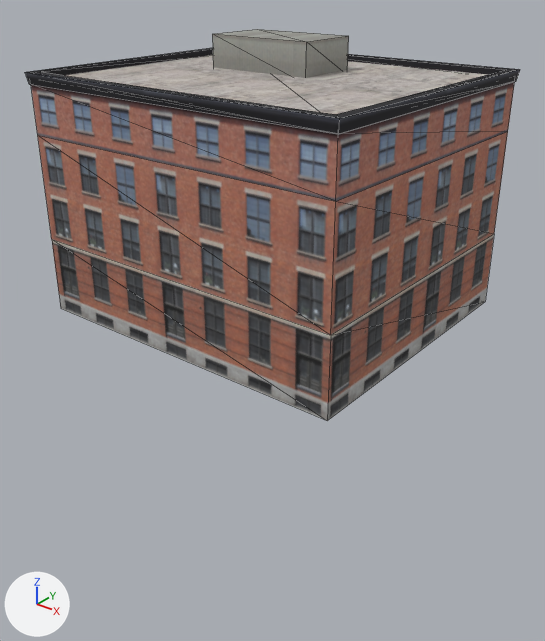
What one commit did to the OBJ model Models/buildings/building_39.obj.
Rendered twice from a 50 mm lens placed at (-306.1, 28.3, 60.1), pointed at (-393.7, 137.8, -7.8). The axes (+X, +Y, +Z) are drawn at lower left. The lights are the same throughout. Mesh edges are drawn as thin lines. Where no turn or scale is listed for an object, it has been applied to the vertices.

Names of what the first picture shows: 'building_39'.
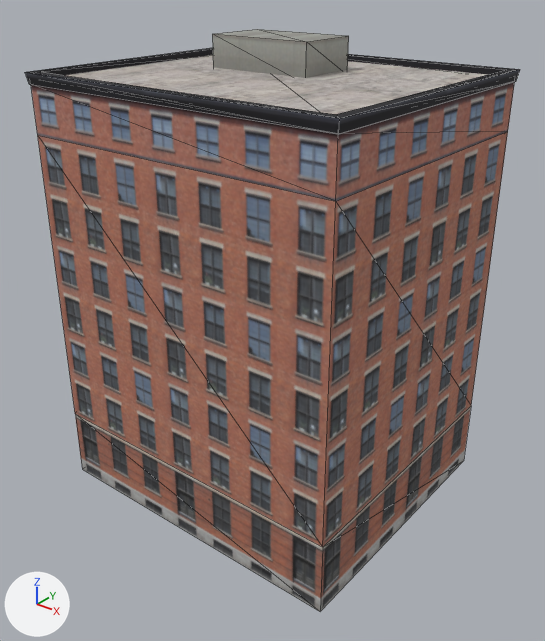
The newer file is also turned or shifted as a whole; pictures and numbers use the older file's frame.

What differs and where, as boxes (x1, y1, x2, y2) in the pictures (545 x 641 px; the box of a moved part takes in the faces that stretch with it):
'building_39', recoloured, reshaped, surface changed (48% taller)
    before: (25, 29, 520, 421)
    after: (25, 29, 520, 611)
part 1 of me_building_39, moved or reshaped
    before: (38, 132, 508, 421)
    after: (38, 132, 508, 611)
part 2 of me_building_39, surface changed
    both: (25, 29, 520, 201)

The change in detail:
Picture 'building_2.png' (img_building_2_png) is new.
Material '02___Default' (mat_02___default) is new.
Its texture is img_building_2_png.
Its roughness is 0.9.
me_building_39 is used by ob_building_39; location (0.0, 0.0, 0.0).
Before the commit, vertices of me_building_39: 0 (-429.1, 111.9, 9.2) at pixel (51, 239), 3 (-429.1, 169.9, 9.2), 4 (-362.0, 111.9, 9.2) at pixel (330, 335), 6 (-362.0, 169.9, 9.2) at pixel (494, 233), 44 (-429.1, 111.9, -5.9) at pixel (60, 308).
Before the commit, vertices of me_building_39: 45 (-429.1, 169.9, -5.9), 46 (-362.0, 111.9, -5.9) at pixel (327, 420), 47 (-362.0, 169.9, -5.9) at pixel (485, 301).
me_building_39 had 48 vertices, 72 faces and spanned x -429.7..-361.5, y 111.4..170.4, z -5.9..46.0.
me_building_39 no longer uses material mat_03___default (picture img_building_3_png).
me_building_39 now has 48 vertices, 72 faces and spans x -429.7..-361.5, y 111.4..170.4, z -46.8..46.0.
Part 1, on me_building_39:
Vertices 0, 3, 4, 6, 44 to 47 of me_building_39 move by (0.0, 0.0, -40.9).
me_building_39 part 2: texture (UV) coordinates of 72 of 72 faces, centred in x -429.6..-361.6, y 111.5..170.3, z -0.9..46.0, changed; they spanned u 0.04..0.96, v 0.04..0.96 and now span u 0.02..0.95, v 0.02..0.98.
me_building_39 now uses material mat_02___default (picture img_building_2_png).
